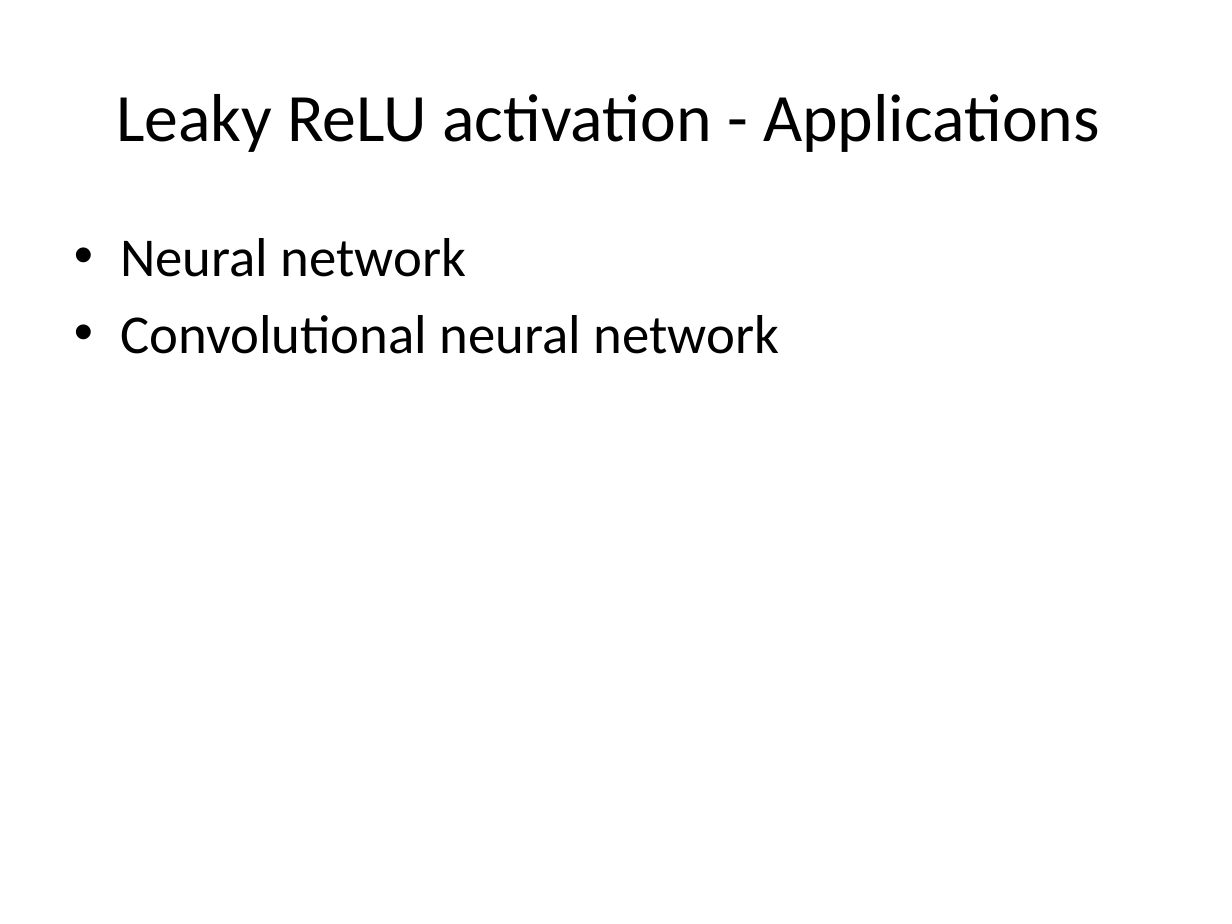
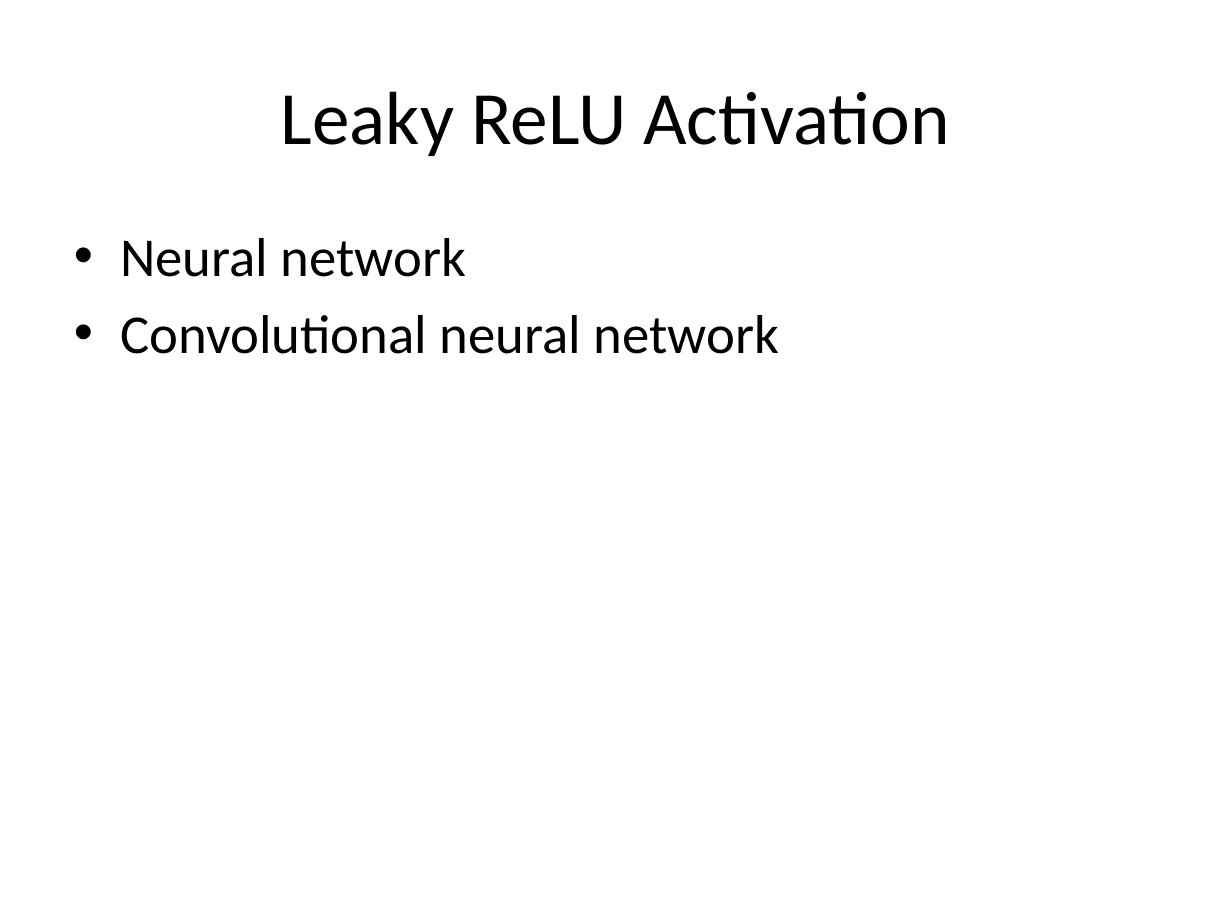
Before and after one commit to look4pritam/ArtificialIntelligence, a slide deck: slide 46 of ArtificialNeuralNetwork/ArtificialNeuralNetwork.pptx (slide 63 before the commit). Drawn at 1232x924 pixels with LibreOffice and Linux fonts; fonts in the diff are those of the drawing. Boxes give left, top, right and bottom in pixels: in the first picture for what was removed or moved away, otherwise in the second. Text is boxed around its words. In the diff, an @@ line names an element or a change of style, - is before the commit and + after.

```diff
--- a/ArtificialNeuralNetwork/ArtificialNeuralNetwork.pptx
+++ b/ArtificialNeuralNetwork/ArtificialNeuralNetwork.pptx
@@ title at box(281, 91, 950, 156): text changed; size 39.6 to 44 pt @@
-Leaky ReLU activation - Applications
+Leaky ReLU Activation
```
Also in this commit, not shown: 36 other slides changed, 17 slides removed, 1 other file.
